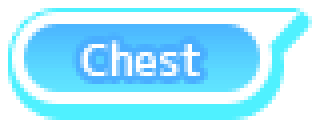
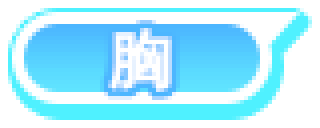
Layers edited between the first and the second 320x128 image:
removed layer "Chest" from group "Text" over [80, 40, 200, 76]
added layer "胸" in group "Text" over [108, 28, 172, 92]
added layer "胸bg" in group "Text" over [100, 20, 180, 100]
